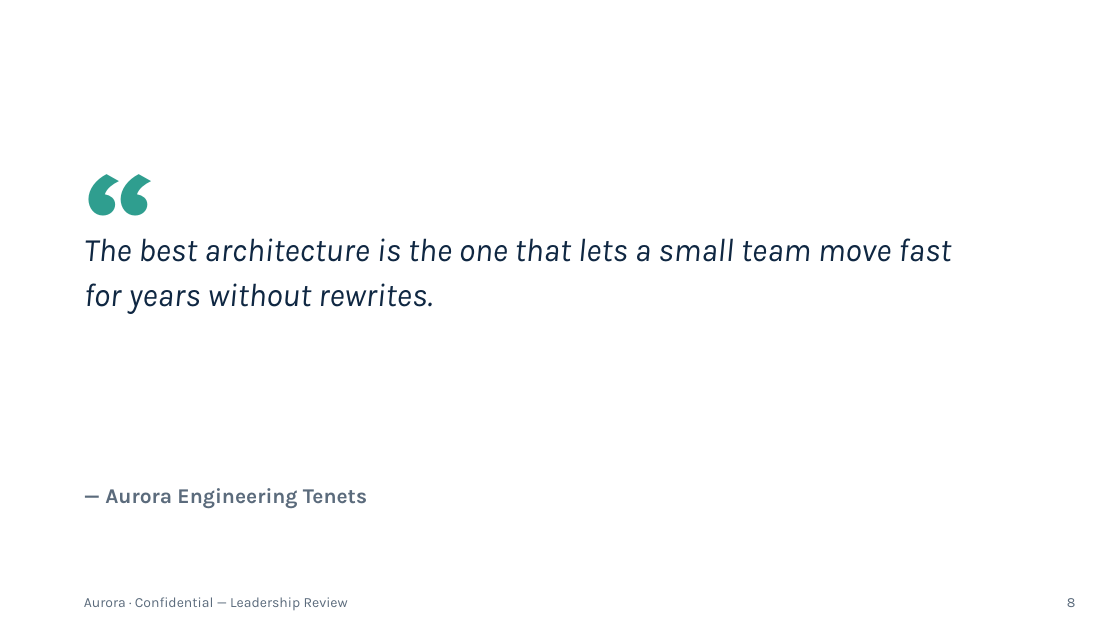
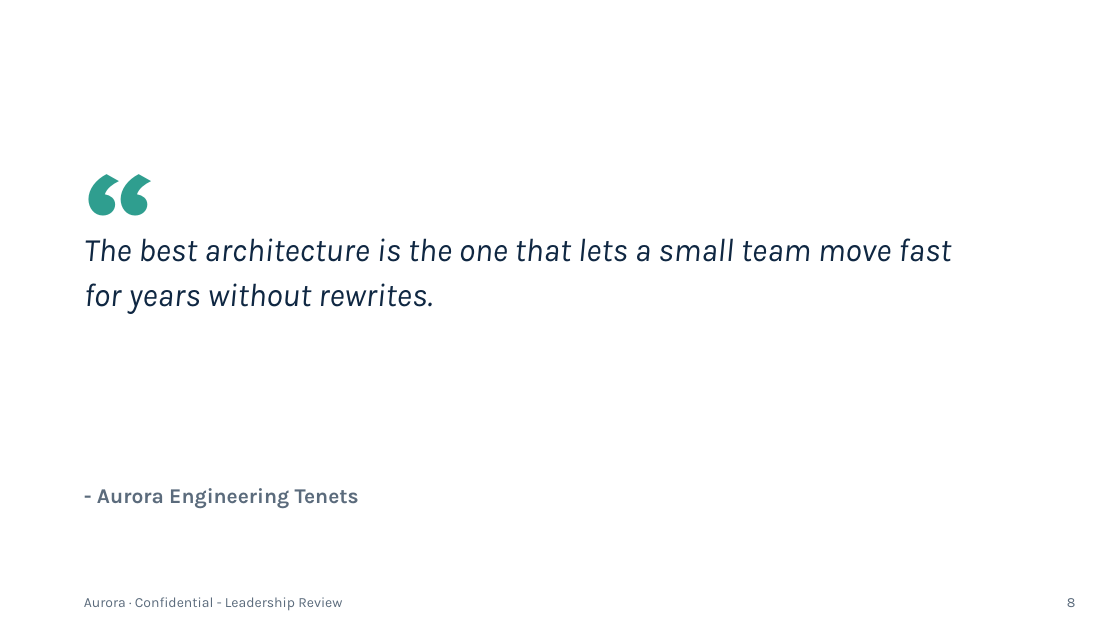
Before and after one commit to VikrantSingh01/md2pptx, a slide deck: slide 8 of examples/leadership-demo.pptx. Drawn at 1120x630 pixels with LibreOffice and Linux fonts; fonts in the diff are those of the drawing. Boxes give left, top, right and bottom in pixels: in the first picture for what was removed or moved away, otherwise in the second. Text is boxed around its words. In the diff, an @@ line names an element or a change of style, - is before the commit and + after.

```diff
--- a/examples/leadership-demo.pptx
+++ b/examples/leadership-demo.pptx
@@ text at bbox=[97, 488, 359, 508]: text changed @@
-— Aurora Engineering Tenets
+- Aurora Engineering Tenets
@@ text at bbox=[84, 597, 342, 611]: text changed @@
-Aurora · Confidential — Leadership Review
+Aurora · Confidential - Leadership Review
```
Also in this commit, not shown: 8 other slides changed, 16 other files.
